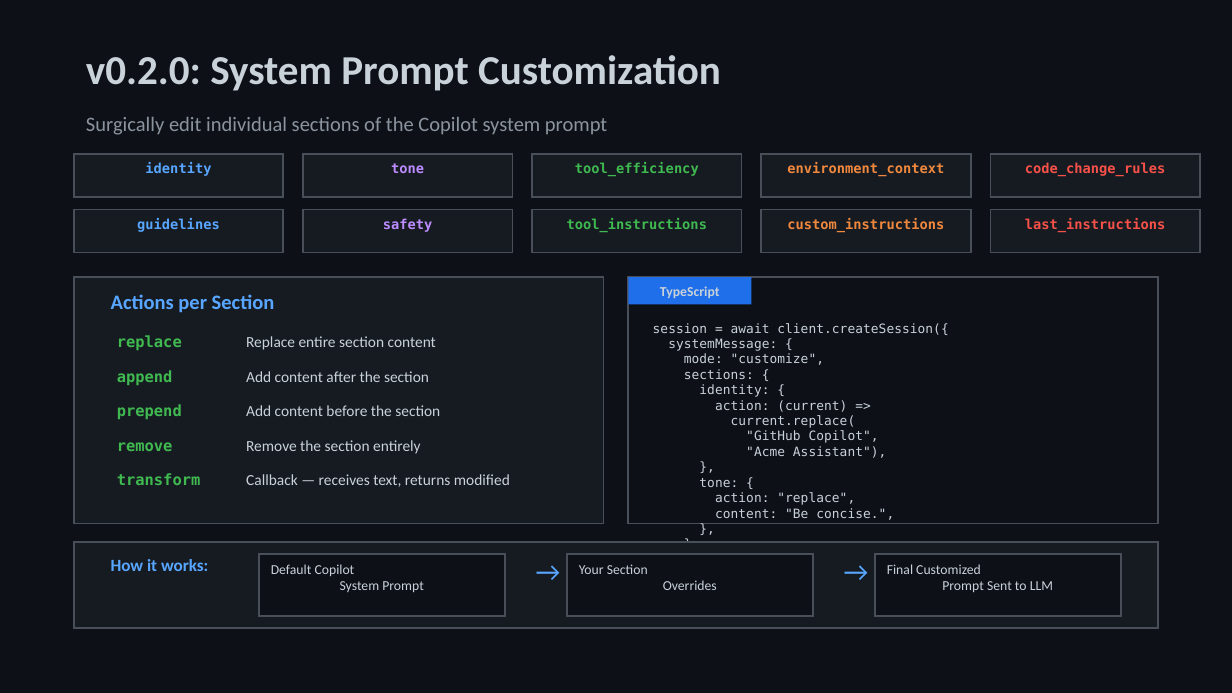
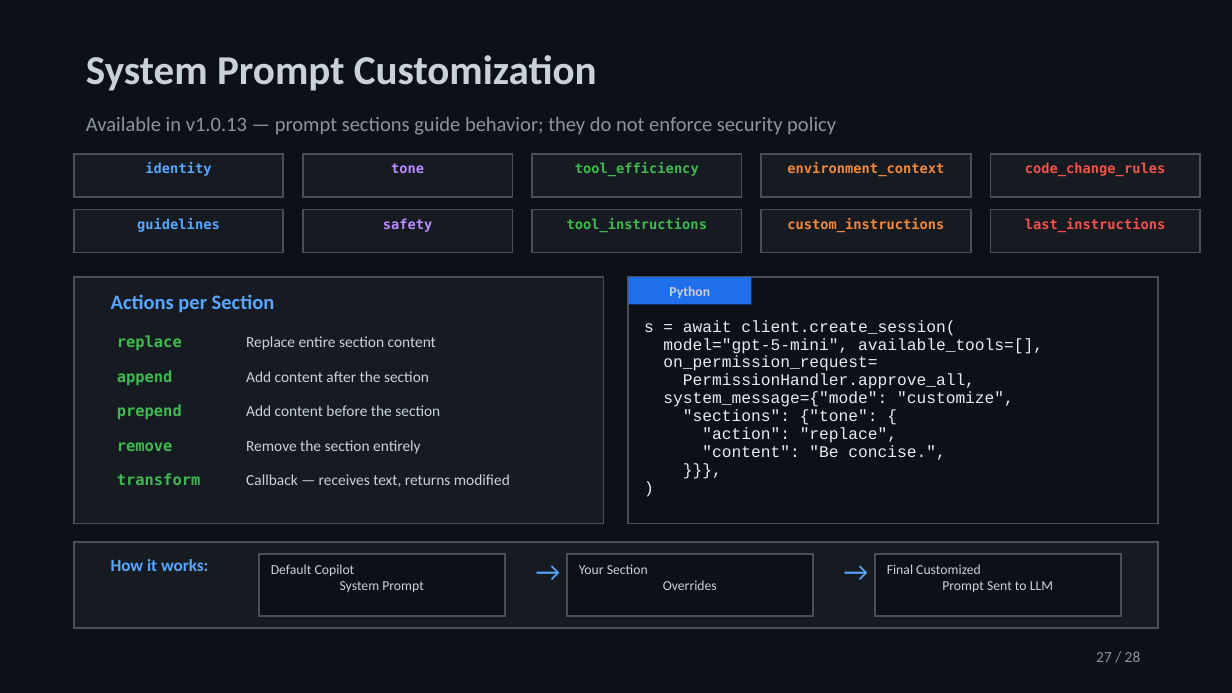
Before and after one commit to jeffrey-groneberg/ghcp_sdk, a slide deck: slide 27 of GitHub-Copilot-SDK.pptx (slide 28 before the commit). Drawn at 1232x693 pixels with LibreOffice and Linux fonts; fonts in the diff are those of the drawing. Boxes give left, top, right and bottom in pixels: in the first picture for what was removed or moved away, otherwise in the second. Text is boxed around its words. In the diff, an @@ line names an element or a change of style, - is before the commit and + after.

```diff
--- a/GitHub-Copilot-SDK.pptx
+++ b/GitHub-Copilot-SDK.pptx
@@ text at (x1=86, y1=55, x2=597, y2=91): text changed @@
-v0.2.0: System Prompt Customization
+System Prompt Customization
@@ text at (x1=86, y1=117, x2=836, y2=135): text changed @@
-Surgically edit individual sections of the Copilot system prompt
+Available in v1.0.13 — prompt sections guide behavior; they do not enforce security policy
@@ text at (x1=669, y1=286, x2=710, y2=298): text changed @@
-TypeScript
+Python
@@ text at (x1=644, y1=320, x2=1043, y2=460): text changed; size 7.5 to 9.5 pt; font DejaVu Sans Mono to Courier New; text colour #C9D1D9 to #E6EDF3 @@
-session = await client.createSession({
-systemMessage: {
-mode: "customize",
-sections: {
-identity: {
-action: (current) =>
-current.replace(
-"GitHub Copilot",
-"Acme Assistant"),
-},
-tone: {
-action: "replace",
-content: "Be concise.",
-},
-},
-},
-});
+s = await client.create_session(
+model="gpt-5-mini", available_tools=[],
+on_permission_request=
+PermissionHandler.approve_all,
+system_message={"mode": "customize",
+"sections": {"tone": {
+"action": "replace",
+"content": "Be concise.",
+}}},
+)
@@ text added at (x1=1096, y1=651, x2=1141, y2=662), 9 pt, text #8B949E @@
+27 / 28
```
Also in this commit, not shown: 27 other slides changed, 23 other files.
